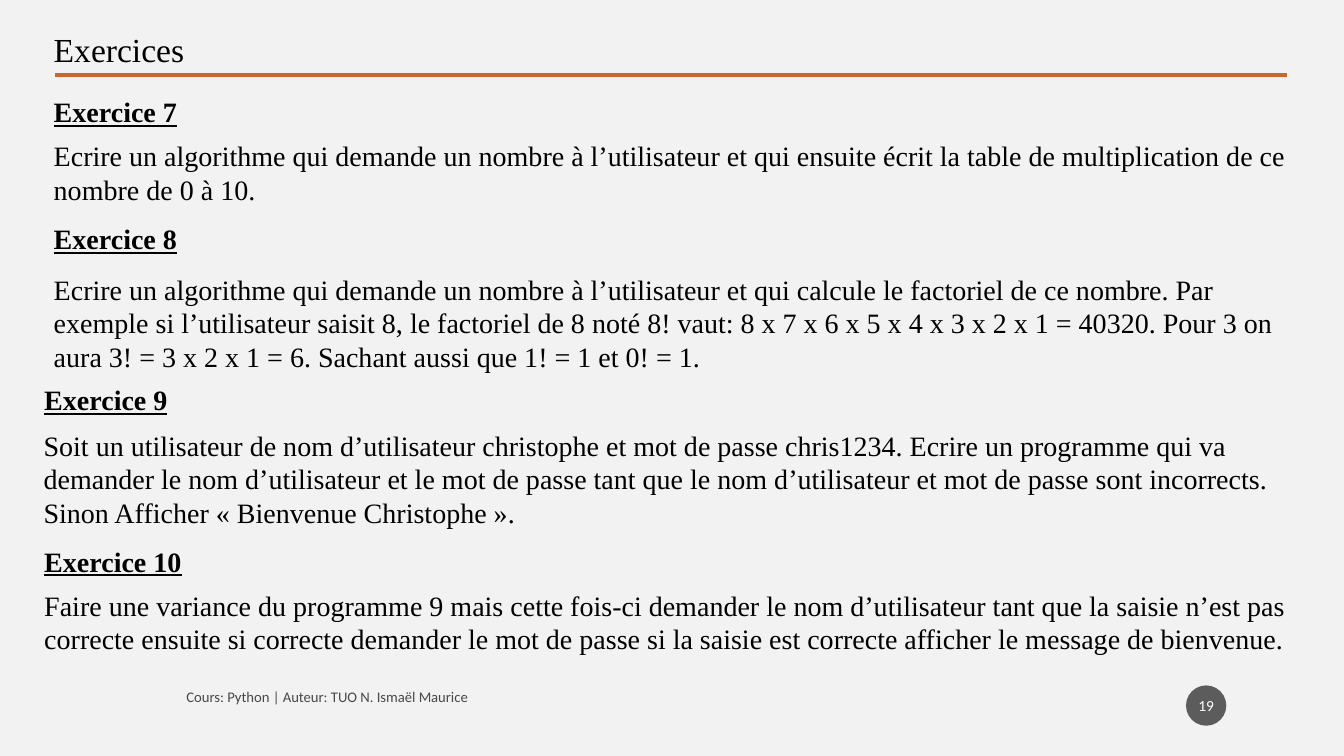
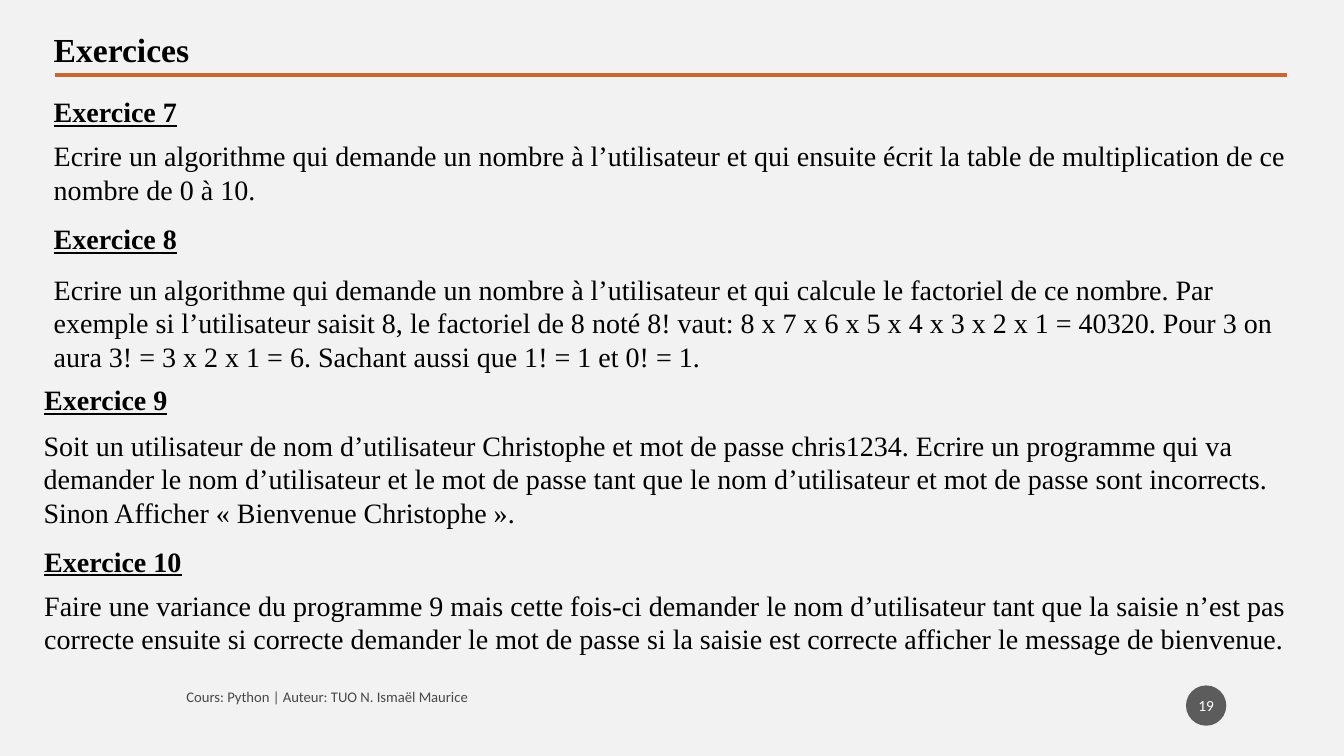
Before and after one commit to tisma95/cours-python, a slide deck: slide 19 of source/Chapitre 4 - Structures répétitives.pptx. Drawn at 1344x756 pixels with LibreOffice and Linux fonts; fonts in the diff are those of the drawing. Boxes give left, top, right and bottom in pixels: in the first picture for what was removed or moved away, otherwise in the second. Text is boxed around its words. In the diff, an @@ line names an element or a change of style, - is before the commit and + after.

```diff
--- a/source/Chapitre 4 - Structures répétitives.pptx
+++ b/source/Chapitre 4 - Structures répétitives.pptx
@@ text "Exercices" at [54,38,189,63]: bold on @@
@@ text at [44,436,1266,528]: text changed @@
-Soit un utilisateur de nom d’utilisateur christophe et mot de passe chris1234. Ecrire un programme qui va demander le nom d’utilisateur et le mot de passe tant que le nom d’utilisateur et mot de passe sont incorrects. Sinon Afficher « Bienvenue Christophe ».
+Soit un utilisateur de nom d’utilisateur Christophe et mot de passe chris1234. Ecrire un programme qui va demander le nom d’utilisateur et le mot de passe tant que le nom d’utilisateur et mot de passe sont incorrects. Sinon Afficher « Bienvenue Christophe ».
```
Also in this commit, not shown: 19 other slides changed, 13 other files.
